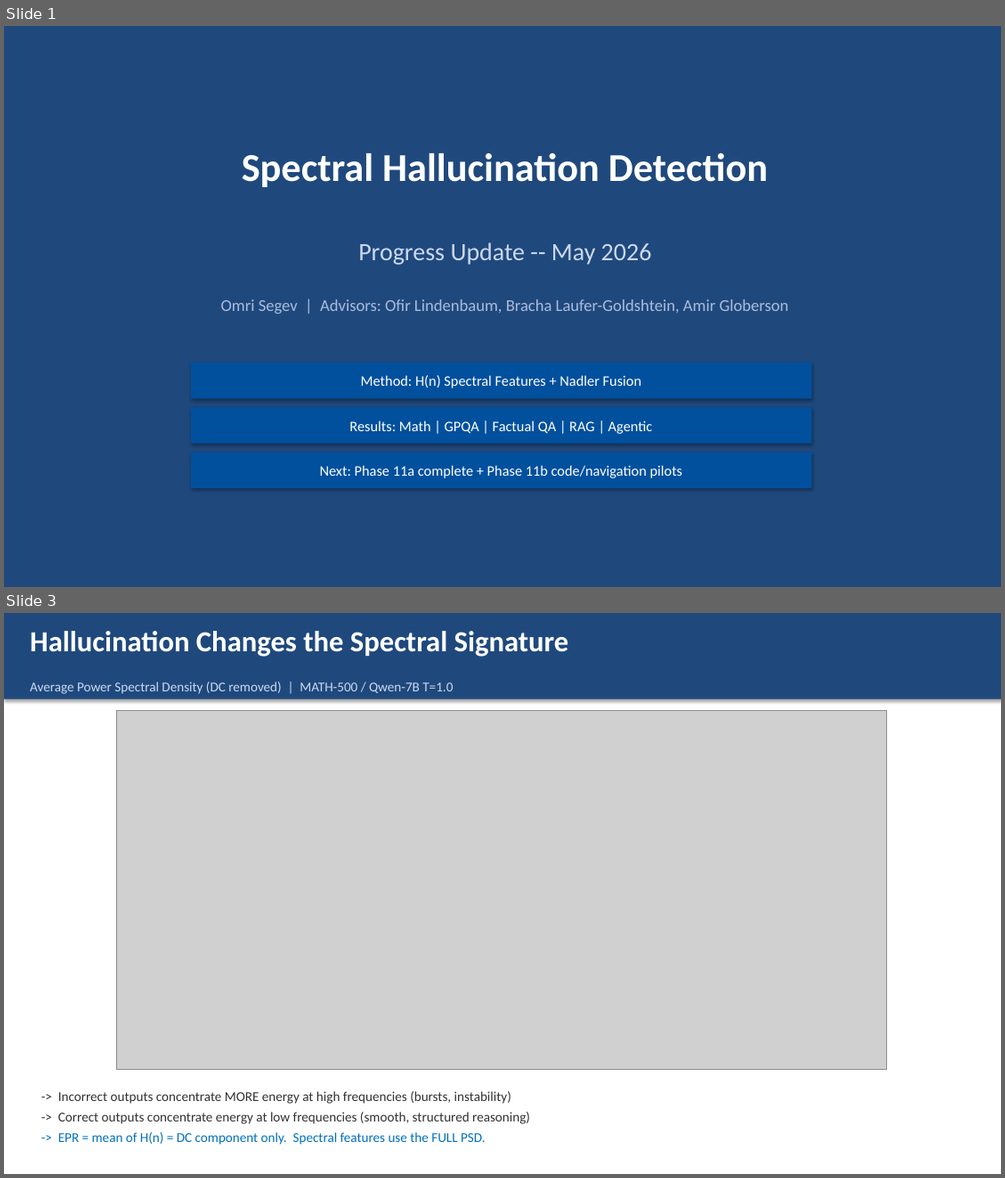
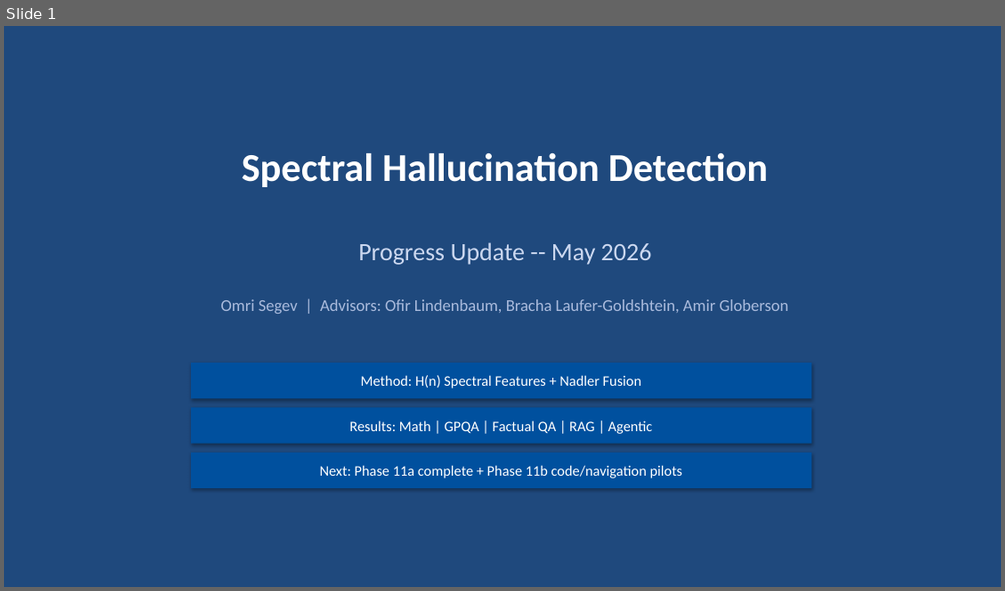
Before and after one commit to omrisegev/hallucination_detection, a slide deck: Hallucination_Detection_May18.pptx. Shown one above the other, each under a label of ours: slides 1 and 3 before the commit, slide 1 after it; the slides between them are not shown. The pictures are 1005x1178 and 1005x591 pixels, drawn with LibreOffice and Linux fonts; fonts in the diff are those of the drawing; grey boxes stand for pictures. Boxes give left, top, right and bottom in pixels: in the first picture for what was removed or moved away, otherwise in the second. Text is boxed around its words. In the diff, an @@ line names an element or a change of style, - is before the commit and + after.

```diff
--- a/Hallucination_Detection_May18.pptx
+++ b/Hallucination_Detection_May18.pptx
@@ slide 3 removed at box(4, 613, 1001, 1174), background #FFFFFF @@
@@ rectangle removed at box(4, 613, 1001, 699) @@
@@ text removed at box(30, 631, 569, 657) @@
-Hallucination Changes the Spectral Signature
@@ text removed at box(30, 682, 453, 694) @@
-Average Power Spectral Density (DC removed) | MATH-500 / Qwen-7B T=1.0
@@ picture removed at box(116, 710, 886, 1070) @@
@@ text removed at box(58, 1091, 530, 1144) @@
--> Incorrect outputs concentrate MORE energy at high frequencies (bursts, instability)
--> Correct outputs concentrate energy at low frequencies (smooth, structured reasoning)
--> EPR = mean of H(n) = DC component only. Spectral features use the FULL PSD.
```
Also in this commit, not shown: 8 slides changed, 2 slides added, 1 other slide removed, 2 other files.
